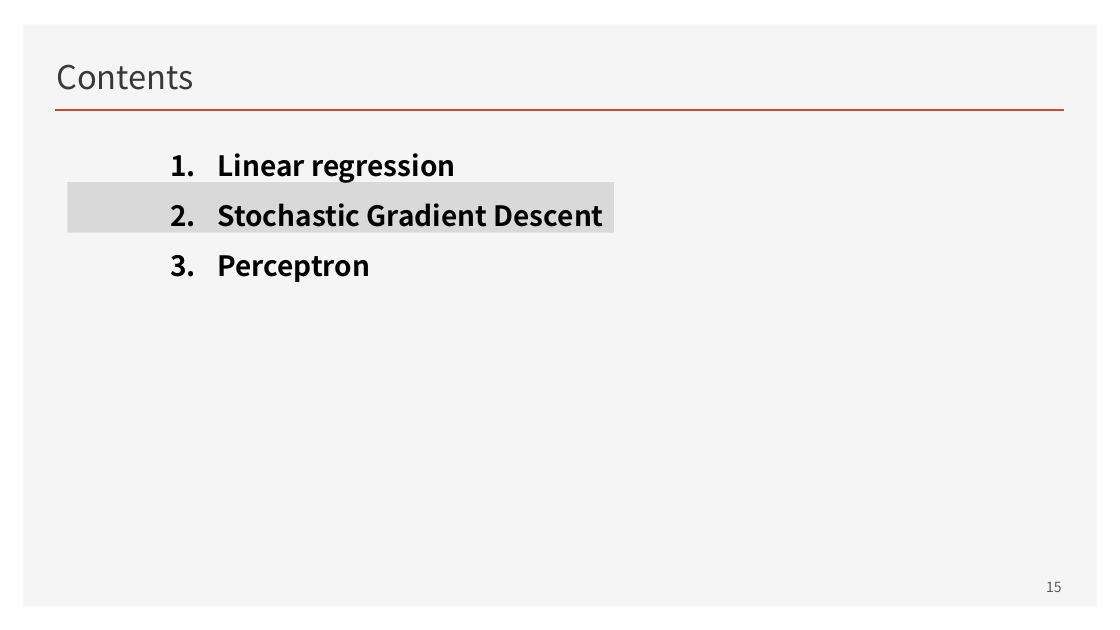
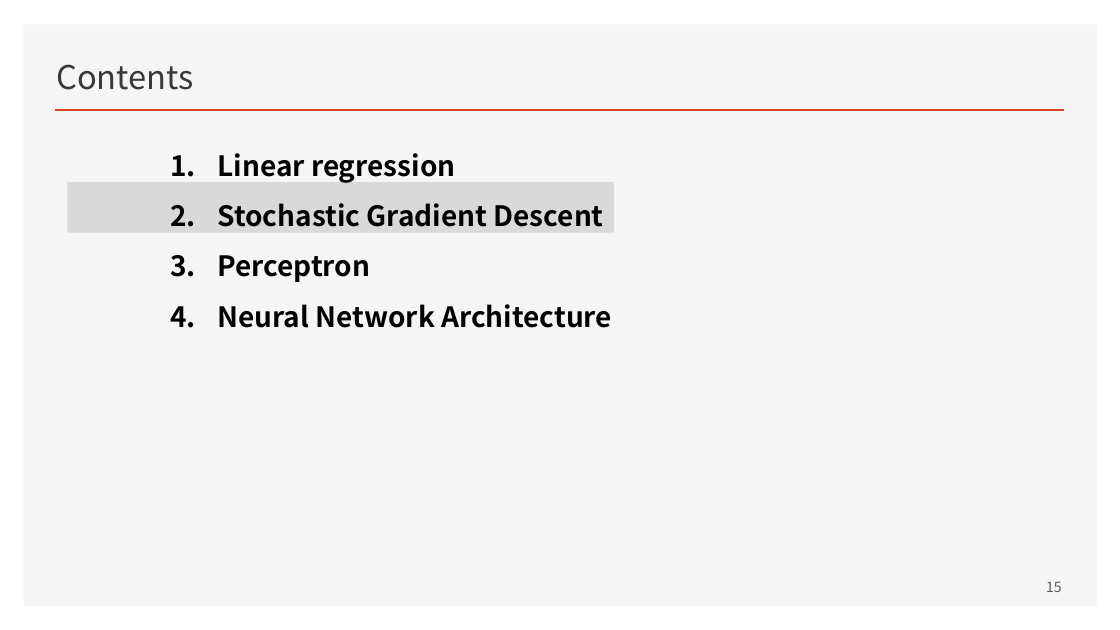
Before and after one commit to ancestor9/mathematics-for-machine-learning, a slide deck: slide 15 of w4_Perceptron_Regression.pptx. Drawn at 1120x630 pixels with LibreOffice and Linux fonts; fonts in the diff are those of the drawing. Boxes give left, top, right and bottom in pixels: in the first picture for what was removed or moved away, otherwise in the second. Text is boxed around its words. In the diff, an @@ line names an element or a change of style, - is before the commit and + after.

```diff
--- a/w4_Perceptron_Regression.pptx
+++ b/w4_Perceptron_Regression.pptx
@@ text at (218, 304, 612, 328): paragraph added @@
+4. Neural Network Architecture
```
Also in this commit, not shown: 13 other slides changed, 2 slides added, 22 slides removed.
